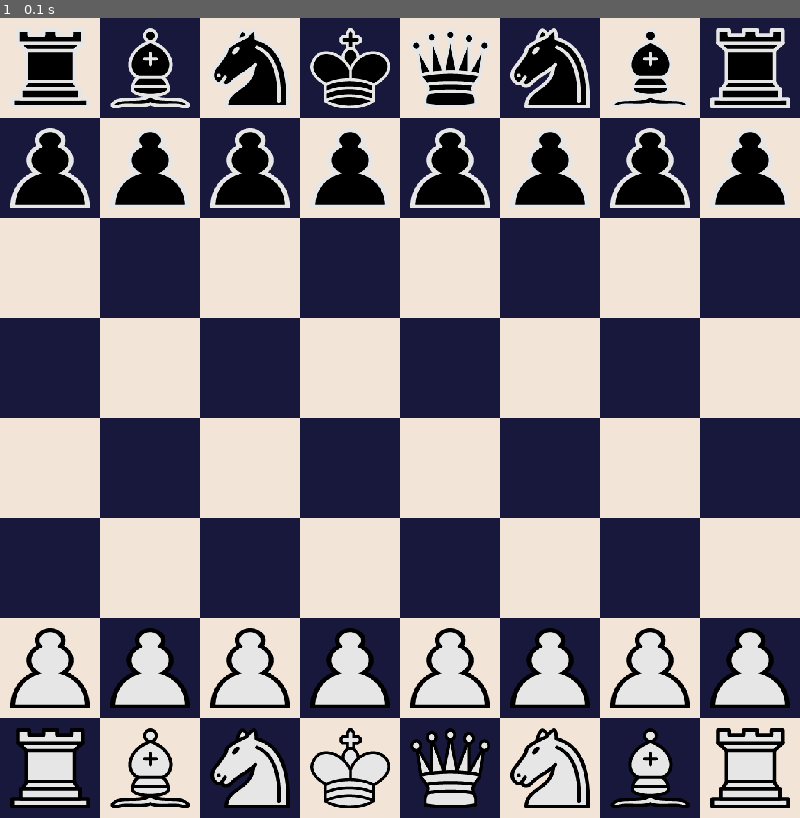
Above: before the commit, frame 1.
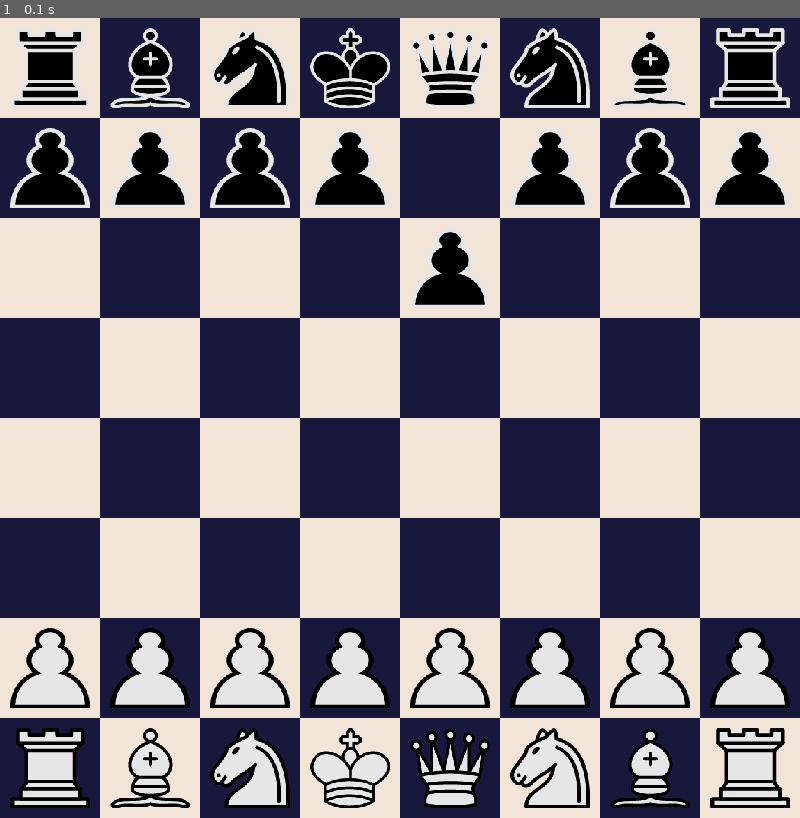
Above: after the commit, the same moment.

Repository: tib-source/Chess_pygame
Game: pygame game, started from main.py
Two runs of this game, one before a commit and one after it. Both use one fixed random seed, a clock stepped at 60 frames per second and the inputs below.
Inputs:
- Up to frame 1 (0.1 s): no input

The runs differ from the first frame. In frame 1, 1.1% of the frame differs, in the area x 51-62%, y 13-36%.

Commit message:
Created a function that controls peice movments, fixed the bug where some functions had inverted values for col and row variables

Diff:
--- a/Chess/board.py
+++ b/Chess/board.py
@@ -2,18 +2,21 @@
 from .peice import *
 from .spot import Spot
 from .constants import (
-    WIDTH,
+    BLACK,
     BOARD_LENGTH,
     WHITE,
+    SQUARE,
 )
 
 
 class Board:
     def __init__(self) -> None:
-        self.SQUARE = WIDTH//BOARD_LENGTH
         self.board = [[] for _ in range(8)]
-        self.gameBoard = [[(col, row) for col in range(0, BOARD_LENGTH)]for row in range(0, BOARD_LENGTH)]
+        self.gameBoard = [[(col , row) for col in range(0, BOARD_LENGTH)]for row in range(0, BOARD_LENGTH)]
 
+
+
+#TODO: Make a constant for the initial rows and cols of the peices
 
     def drawBoard(self,screen):
         for x in range(BOARD_LENGTH):
@@ -44,13 +47,13 @@
 
         for i, x in enumerate(wh_list):
             x.draw(x.color, screen)
-            self.board[7].append( Spot( 0*SQUARE, i*SQUARE, x ))
+            self.board[0].append( Spot( i*SQUARE, 0*SQUARE, x ))
 
         Pawns = {}
         for i in range(0, BOARD_LENGTH):
             Pawns["p_"+str(i)+"_b"] = Pawn_ = Pawn( self.gameBoard[1][i][0], self.gameBoard[1][i][1], "Black")
             Pawn_.draw(Pawn_.color, screen)
-            self.board[6].append( Spot( 1*SQUARE, i*SQUARE, Pawn_ ))
+            self.board[1].append( Spot( i*SQUARE, 1*SQUARE, Pawn_ ))
 
 
         #White Peices
@@ -76,15 +79,31 @@
 
         for i, x in enumerate(wh_list):
             x.draw(x.color, screen)
-            self.board[0].append( Spot( 0*SQUARE, i*SQUARE, x ))
+            self.board[7].append( Spot( i*SQUARE, 7*SQUARE, x ))
 
 
         for i in range(0, BOARD_LENGTH):
             Pawns["p_"+str(i)+"_w"] = Pawn_ = Pawn( self.gameBoard[-2][i][0], self.gameBoard[-2][i][1], "White")
             Pawn_.draw(Pawn_.color, screen)
-            self.board[1].append( Spot( 1*SQUARE, i*SQUARE, Pawn_ ))
+            self.board[6].append( Spot( i*SQUARE, 6*SQUARE, Pawn_ ))
+
         empty = {}
         for i in range(2 , 6):
             for j in range(0, BOARD_LENGTH):
-                empty[f"spot({j},{i})"] = Emp =Spot(j , i, piece=None)
+                empty[f"spot({j},{i})"] = Emp = Spot(j*SQUARE , i*SQUARE, piece=0)
                 self.board[i].append(Emp)
+
+    def move(self, start, end, screen):
+        print(start.Piece.color)
+        print(end.__dict__)
+        if start.Piece.canMove(start,end):
+            #self.PieceKilled = self.end.Peice if self.end.Peice else None
+            end.Piece, start.Piece = start.Piece, end.Piece
+            self.board[start.row][start.col], self.board[end.row][end.col] = self.board[end.row][end.col], self.board[start.row][start.col]
+            end.Piece.col, end.Piece.row  = end.col,end.row
+            pygame.draw.rect(screen, start.color , pygame.Rect(start.x,start.y,SQUARE,SQUARE))
+            end.Piece.getPos()
+            end.Piece.draw(end.Piece.color, screen)
+            pygame.display.update()
+        else:
+            raise IndexError("This peice cant move there")
--- a/Chess/constants.py
+++ b/Chess/constants.py
@@ -3,6 +3,8 @@
 BOARD_LENGTH = ROWS = COLS = 8
 SQUARE = WIDTH//ROWS
 
+#FPS
+FPS = 60
 
 #Colour (r,g,b)
 BLACK = (23,24,59)
--- a/Chess/peice.py
+++ b/Chess/peice.py
@@ -28,7 +28,7 @@
         if self.image == None:
             self.image = pygame.image.load(f"asset\\{self.name.upper()}_{color.upper()}.png").convert_alpha()
             self.image = pygame.transform.scale(self.image, (80, 80))
-        screen.blit(self.image, pygame.Rect(self.x+10, self.y+10, 10 ,10 ))
+        screen.blit(self.image, pygame.Rect(self.x+10, self.y+10, 100 ,10 ))
         pygame.display.update()
 
 class King(Piece):
@@ -62,7 +62,7 @@
     def __init__(self,col,row,color) -> None:
         super(Queen, self).__init__(col,row,color)
         self.name = "Queen"
-    def canMove(self, board:object, start:object, end:object) -> bool:
+    def canMove(self, start:object, end:object) -> bool:
         pass
 
 
@@ -71,7 +71,7 @@
         super(Knight, self).__init__(col,row,color)
         self.name = "Knight"
 
-    def canMove(self, board:object, start:object, end:object):
+    def canMove(self, start:object, end:object):
         pass
 
 
@@ -81,7 +81,7 @@
         super(Bishop, self).__init__(col,row,color)
         self.name = "Bishop"
 
-    def canMove(self, board:object, start:object, end:object):
+    def canMove(self, start:object, end:object):
         pass
 
 
@@ -91,7 +91,7 @@
         super(Rook, self).__init__(col,row,color)
         self.name = "Rook"
 
-    def canMove(self, board:object, start:object, end:object):
+    def canMove(self, start:object, end:object):
         pass
 
 
@@ -105,8 +105,8 @@
         self.firstMove = False
         pass
 
-    def canMove(self, board:object, start:object, end:object):
-        y  = end.y - start.x
+    def canMove(self, start:object, end:object):
+        y  = end.row - start.row
         if self.firstMove == True:
             if end.Piece:
                 return False
--- a/Chess/spot.py
+++ b/Chess/spot.py
@@ -1,27 +1,28 @@
+from Chess.constants import SQUARE, WHITE, BLACK
+
+
 class Spot:
-    def __init__(self,x:int, y:int, piece:object) -> None:
+    def __init__(self,x:int, y:int, piece:object) :
         self.Piece = piece
         self.x = x
         self.y = y
-
+        self.col = x//SQUARE
+        self.row = y//SQUARE
+        self.color = BLACK if (x+y)%2 == 0 else WHITE
     # #get pre-existing values for the spot
-    # def get_Piece(self) -> str:
-    #     return self.Peice
+    def get_Piece(self):
+        return self.Peice
     # def get_X(self):
-    #     return self.x
+    #   return self.x
     # def get_Y(self):
     #     return self.x
 
     ## define new values for the spot
-    def setPeice(self, Piece):
-        self.Piece = Piece
-        pass
+    def setPeice(self, piece):
+        self.Piece = piece
+
     def set_X(self, x:int):
         self.x = x
-        pass
+
     def set_Y(self, y:int):
         self.x = y
-        pass
-
-    def __repr__(self) -> str:
-        return " . "
--- a/main.py
+++ b/main.py
@@ -15,21 +15,20 @@
 
 
 
-class Move:
-    def __init__(self, Player:object, start:object, end:object) -> None:
-        self.Player = Player
-        self.start = start
-        self.end = end
-        self.PieceMoved: object
-        self.PieceKilled: object
-        self.castilingMove = False
+# class Move:
+#     def __init__(self, Player:object, start:object, end:object) -> None:
+#         self.Player = Player
+#         self.start = start
+#         self.end = end
+#         self.PieceMoved: object
+#         self.PieceKilled: object
+#         self.castilingMove = False
 
-    def changePos(self):
-        if not self.castilingMove:
-            if self.start.Peice.canMove:
-                self.PieceKilled = self.end.Peice if self.end.Peice else None
-                self.start.Piece, self.end.Piece = self.start.Piece
-        pass
+#     def changePos(self):
+#         if not self.castilingMove:
+#             if self.start.Peice.canMove:
+#                 self.start.Piece, self.end.Piece = self.start.Piece
+#         pass
 
 
 
@@ -44,20 +43,26 @@
     size = (WIDTH,HEIGHT)
     screen = pygame.display.set_mode(size)
     screen.fill(BLACK)
+
+    clock = pygame.time.Clock()
+
     board = Board()
     board.drawBoard(screen)
     board.create_board(screen)
-    pp = pprint.PrettyPrinter(indent=4)
-    pp.pprint(board.board)
-    pp.pprint(board.board[0][1].x)
-    pp.pprint(board.board[0][1].y)
+    pprint.pprint(board.gameBoard)
+
+    run = True
+    board.move( start=board.board[1][4], end=board.board[2][4], screen=screen)
     pygame.display.flip()
-    run = True
-
+    ###
     while run:
+        clock.tick(FPS)
         for event in pygame.event.get():
             if event.type == pygame.QUIT:
                 return
+            if event.type == pygame.MOUSEBUTTONDOWN:
+                pass
+
         pygame.display.update()
     pygame.quit()
 
Empty file added: __init__.py
